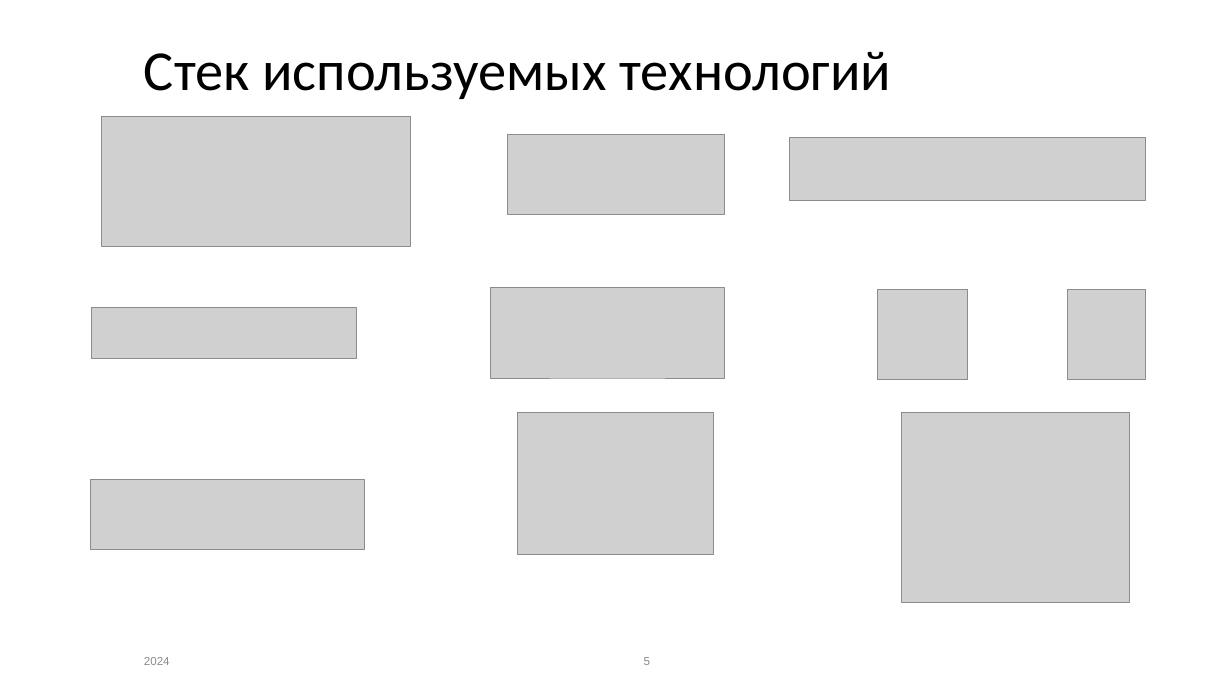
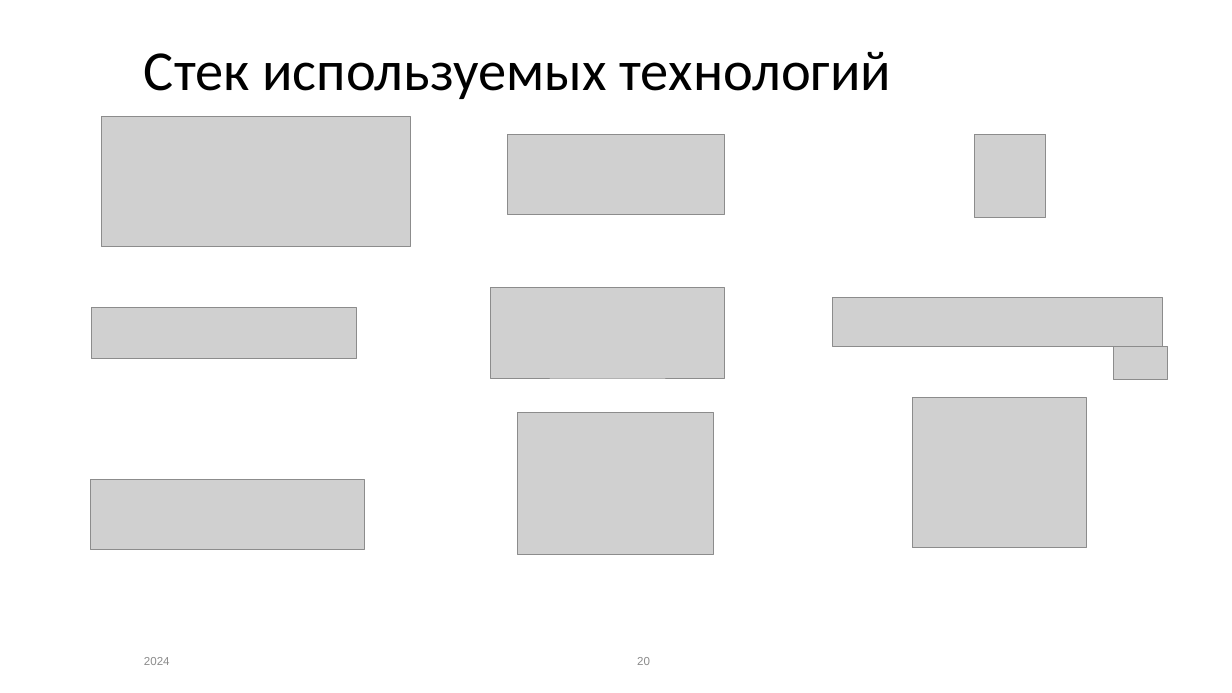
Before and after one commit to MontaGGGne/rabbitmq-service-dev, a slide deck: slide 20 of VBR_bak_NASA_Turbofans_Presentation.pptx (slide 5 before the commit). Drawn at 1232x693 pixels with LibreOffice and Linux fonts; fonts in the diff are those of the drawing; grey boxes stand for pictures; background and template pictures are left out. Boxes give left, top, right and bottom in pixels: in the first picture for what was removed or moved away, otherwise in the second. Text is boxed around its words. In the diff, an @@ line names an element or a change of style, - is before the commit and + after.

```diff
--- a/VBR_bak_NASA_Turbofans_Presentation.pptx
+++ b/VBR_bak_NASA_Turbofans_Presentation.pptx
@@ picture removed at (x1=790, y1=137, x2=1146, y2=200) @@
@@ picture resized from (x1=1067, y1=289, x2=1145, y2=380) to (x1=975, y1=135, x2=1046, y2=218) @@
@@ picture added at (x1=833, y1=298, x2=1164, y2=347) @@
@@ picture removed at (x1=877, y1=289, x2=968, y2=380) @@
@@ picture added at (x1=1114, y1=347, x2=1168, y2=380) @@
@@ picture resized from (x1=901, y1=413, x2=1129, y2=603) to (x1=912, y1=398, x2=1087, y2=548) @@
@@ page number at (x1=637, y1=657, x2=650, y2=665): text changed @@
-5
+20
```
Also in this commit, not shown: 3 other slides changed, 20 slides added, 2 slides removed, 1 other file.
